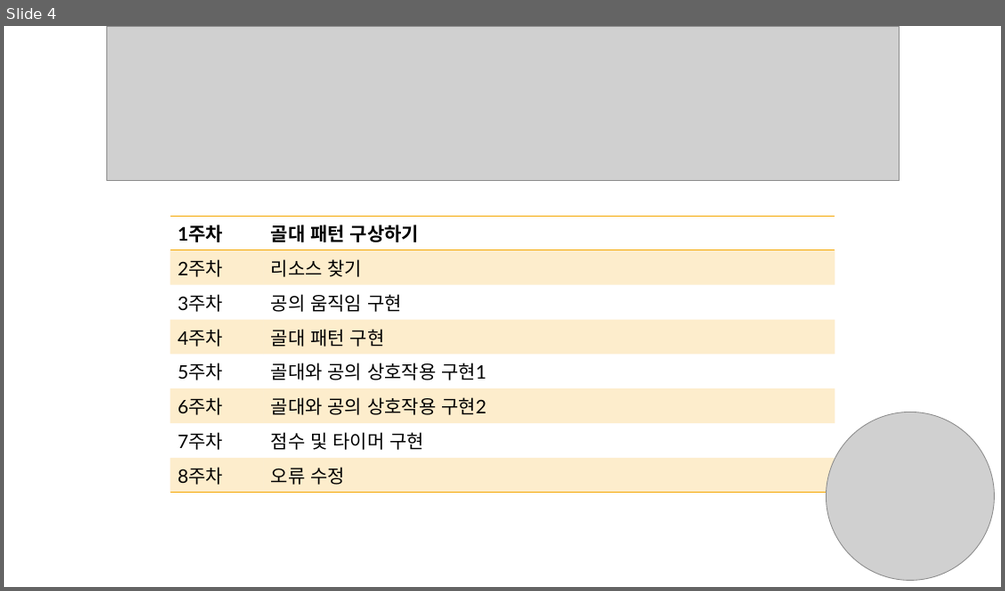
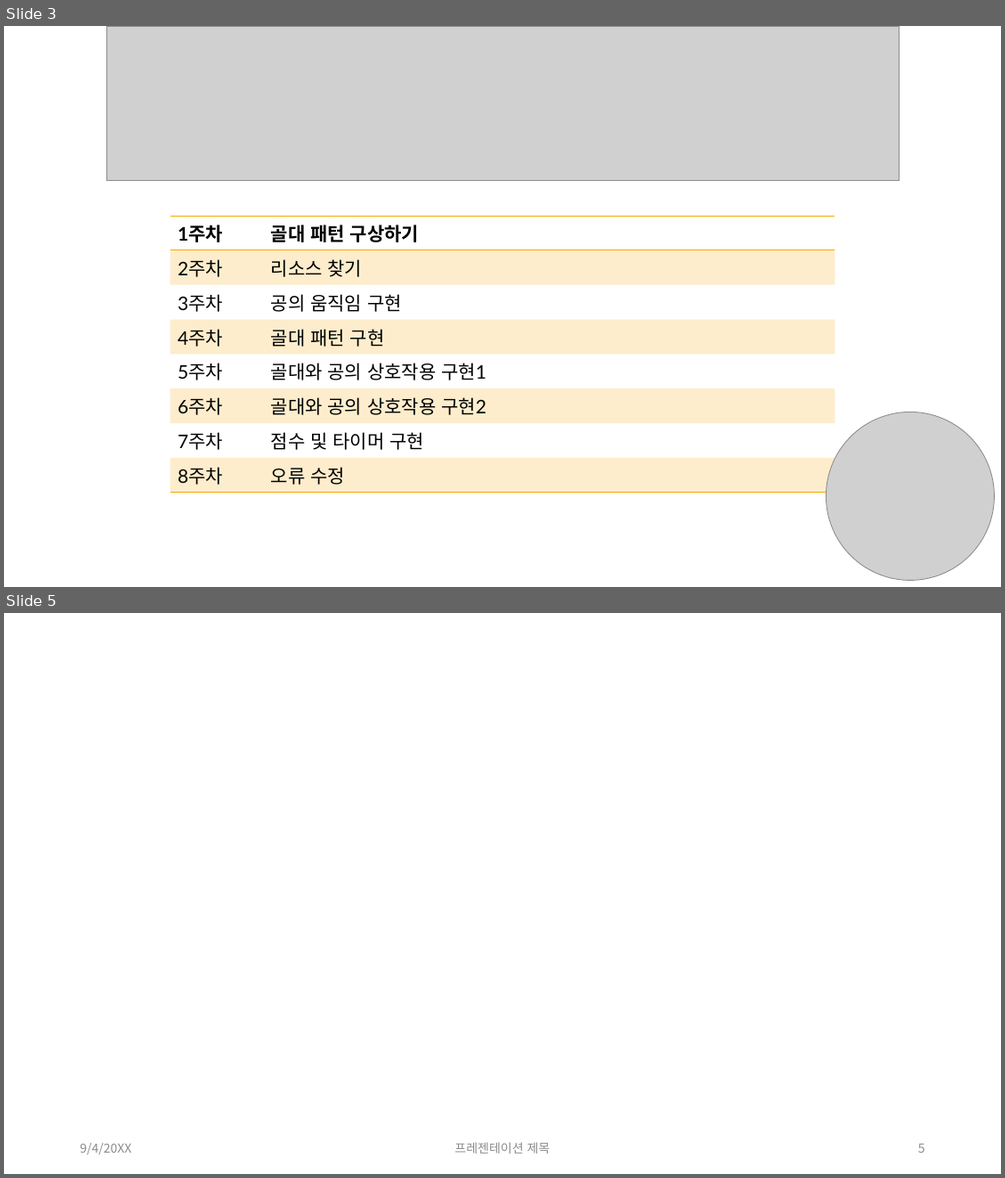
Before and after one commit to imnamejm/PROJECT, a slide deck: 발표/BASKET BALL KING.pptx. Shown one above the other, each under a label of ours: slide 4 before the commit, slides 3 and 5 after it; the slides between them are not shown. The pictures are 1005x591 and 1005x1178 pixels, drawn with LibreOffice and Linux fonts; fonts in the diff are those of the drawing; grey boxes stand for pictures; background and template pictures are left out. Boxes give left, top, right and bottom in pixels: in the first picture for what was removed or moved away, otherwise in the second. Text is boxed around its words. In the diff, an @@ line names an element or a change of style, - is before the commit and + after.

```diff
--- a/발표/BASKET BALL KING.pptx
+++ b/발표/BASKET BALL KING.pptx
@@ slide 5 added at (4, 613, 1001, 1174), background picture (left out) @@
@@ text added at (80, 1143, 131, 1155), 12 pt, text #8C8C8C @@
+9/4/20XX
@@ text added at (454, 1142, 550, 1153), 12 pt, text #8C8C8C @@
+프레젠테이션 제목
@@ page number added at (918, 1143, 925, 1152), 12 pt, text #8C8C8C @@
+5
@@ what was slide 4 is now slide 3 @@
```
Also in this commit, not shown: 1 slide changed, 2 other slides added, 2 slides removed, 2 other files.
